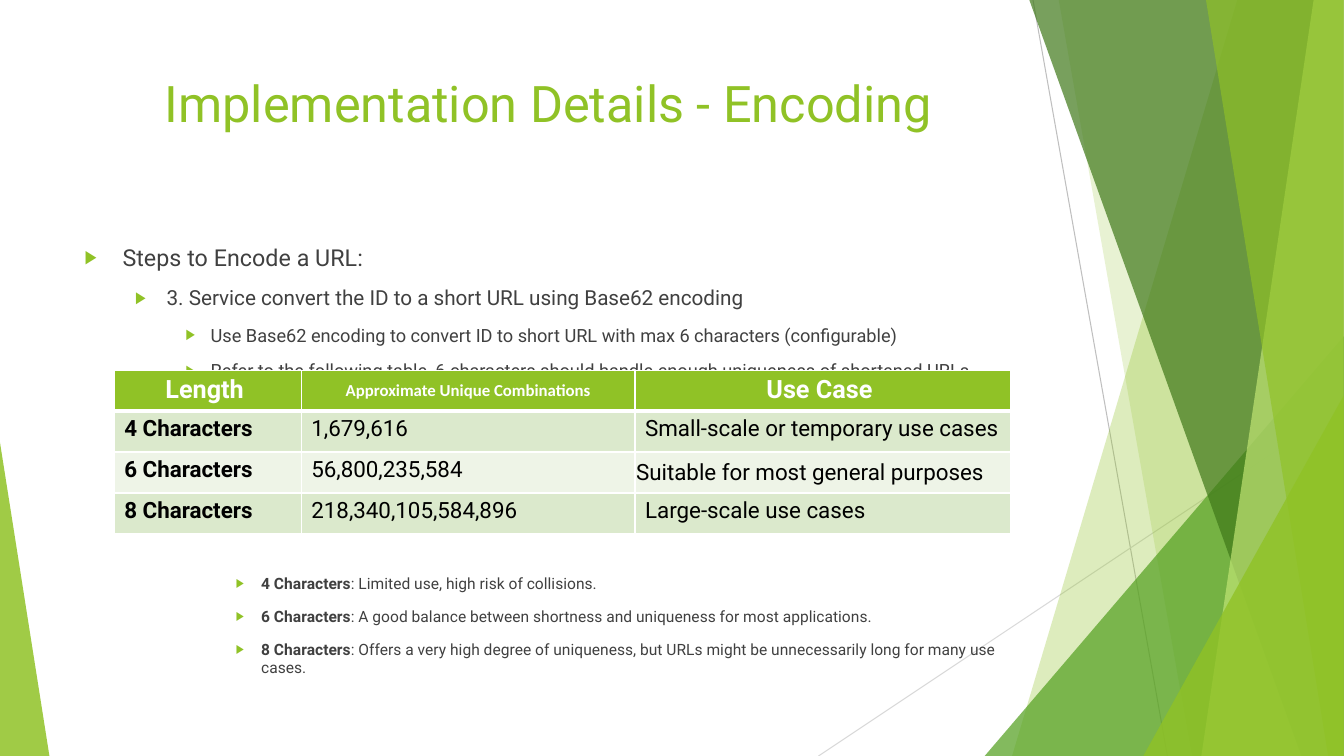
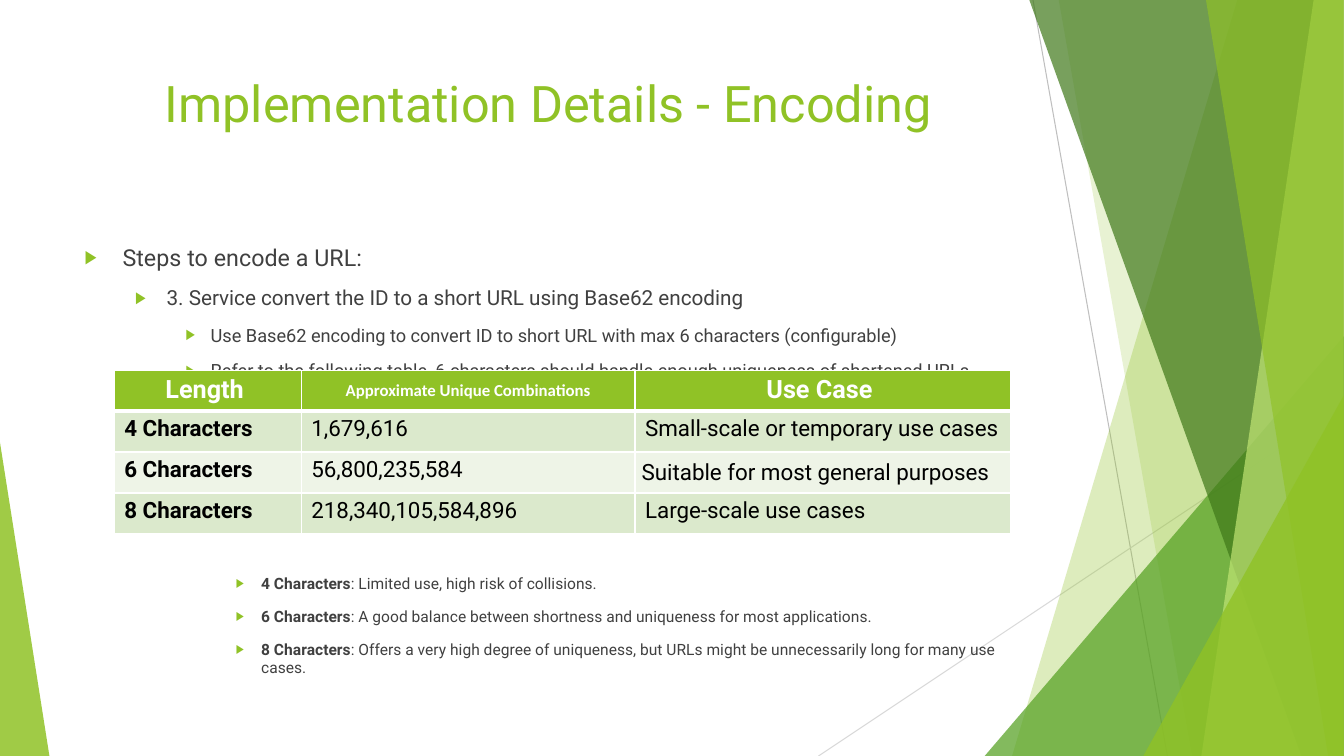
Before and after one commit to bliu1972/URL-shortening, a slide deck: slide 23 of URL Shortener.pptx (slide 20 before the commit). Drawn at 1344x756 pixels with LibreOffice and Linux fonts; fonts in the diff are those of the drawing. Boxes give left, top, right and bottom in pixels: in the first picture for what was removed or moved away, otherwise in the second. Text is boxed around its words. In the diff, an @@ line names an element or a change of style, - is before the commit and + after.

```diff
--- a/URL Shortener.pptx
+++ b/URL Shortener.pptx
@@ text at box(123, 248, 362, 271): text changed @@
-▶ Steps to Encode a URL:
+▶ Steps to encode a URL:
```
Also in this commit, not shown: 8 other slides changed, 3 slides added, 3 other files.
